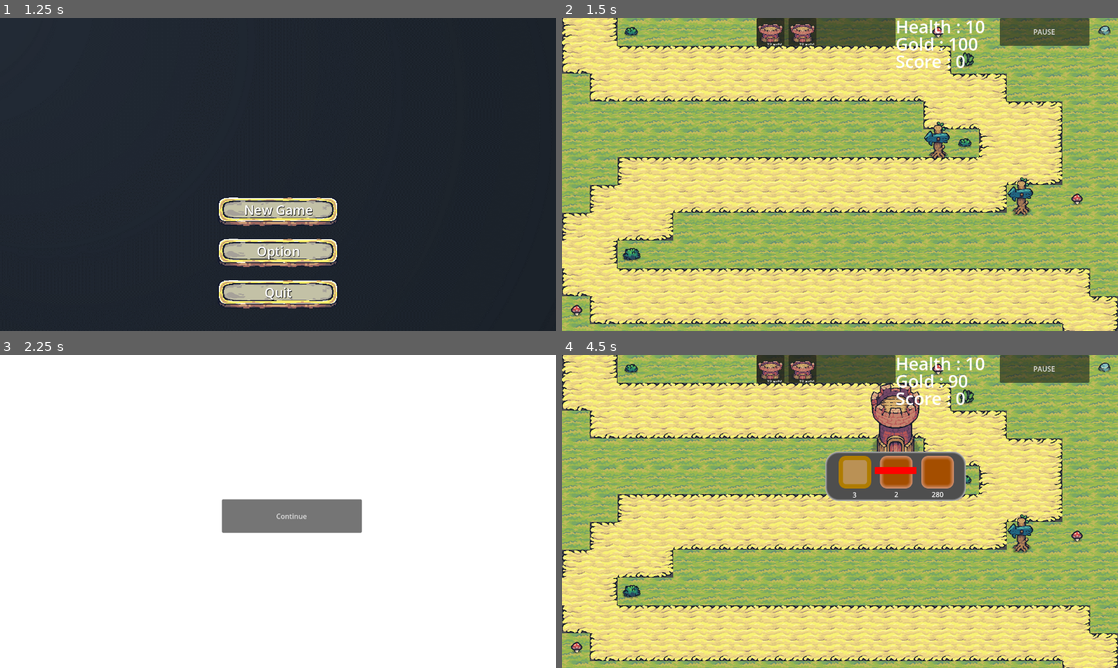
Above: before the commit, frames 1-4 (two rows, left to right).
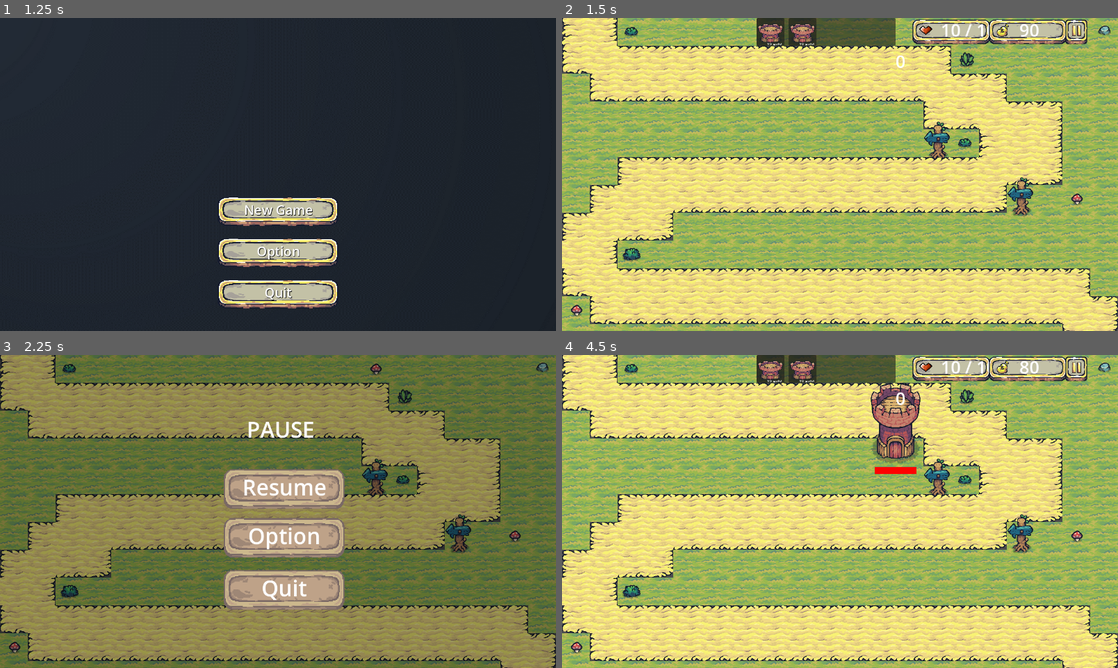
Above: after the commit, the same moments.

Repository: Akane13/FeyFortress
Game: Godot game, scene res://Scene/UIScenes/mainmenu.tscn
Two runs of this game, one before a commit and one after it. Both use one fixed random seed, a clock stepped at 60 frames per second and the inputs below.
Inputs (mouse positions are in pixels of both pictures, inside the frame that each line leads up to; where the layout moved, square brackets give the same spot in the first picture):
- Up to frame 1 (1.25 s): click "Option" at 0.5 s
- Up to frame 2 (1.5 s): click "New Game" at 1.25 s
- Up to frame 3 (2.25 s): click (511, 367) [483, 367] at 2 s
- Up to frame 4 (4.5 s): click "Continue" (after the commit: "Resume") at 2.75 s; tap Enter at 3.5 s; drag from (773, 367) to (895, 442) at 3.52 s; drag from (895, 442) to (812, 574) at 4.27 s

Frame 1 is identical in both runs. In frame 2, 2.9% of the frame differs, in the area x 60-95%, y 0-16%; in frame 3, 99%, in the area x 0-100%, y 0-100%; in frame 4, 6.6%.

Commit message:
database support

Diff:
--- a/Scene/Maps/Map1.gd
+++ b/Scene/Maps/Map1.gd
@@ -1,7 +1,13 @@
 extends Node2D
 
+var menu = load("res://Scene/UIScenes/mainmenu.tscn")
+# Called when the node enters the scene tree for the first time.
 
-# Called when the node enters the scene tree for the first time.
+func _ready():
+	Global.Health=10
+	Global.Gold=90
+	Global.score=0
+
 func pause():
 	get_tree().paused=true
 	$pause_menu.show()
@@ -15,3 +21,14 @@
 	$Pause.show()
 	$UI.show()
 	$Towers.show()
+
+
+func _on_option_pressed():
+	pass # Replace with function body.
+
+
+func _on_quit_pressed():
+	get_tree().paused=false
+	var a = get_tree().change_scene_to_packed(menu)
+	if a!=OK:
+		push_error("Error while changing scene: %s" % str(a))
--- a/Scene/Maps/Map1.tscn
+++ b/Scene/Maps/Map1.tscn
@@ -11,6 +11,8 @@
 [ext_resource type="Texture2D" uid="uid://dkpgytgbi04he" path="res://Assets/Enviroment/Props/17.png" id="8_q7um8"]
 [ext_resource type="Script" path="res://Scene/Maps/PathSpawner.gd" id="9_njij6"]
 [ext_resource type="PackedScene" uid="uid://chsbc0b16ys4d" path="res://Scene/SupportScenes/UI.tscn" id="11_j8280"]
+[ext_resource type="Texture2D" uid="uid://bwk6jqa13itvk" path="res://Assets/Icons/playing/pause.png" id="11_s8lco"]
+[ext_resource type="Texture2D" uid="uid://bejjdutnn0y7n" path="res://Assets/Icons/main menu/Button_Disable_3Slides.png" id="12_228yy"]
 
 [sub_resource type="TileSetAtlasSource" id="TileSetAtlasSource_wx3g3"]
 texture = ExtResource("1_mcpdy")
@@ -404,11 +406,12 @@
 
 [node name="Towers" type="Node2D" parent="."]
 
-[node name="Pause" type="Button" parent="."]
-offset_left = 1008.0
-offset_right = 1214.0
+[node name="Pause" type="TextureButton" parent="."]
+offset_left = 1152.0
+offset_right = 1216.0
 offset_bottom = 64.0
-text = "PAUSE"
+texture_normal = ExtResource("11_s8lco")
+texture_pressed = ExtResource("11_s8lco")
 
 [node name="pause_menu" type="MenuBar" parent="."]
 process_mode = 2
@@ -420,17 +423,93 @@
 layout_mode = 0
 offset_right = 1288.0
 offset_bottom = 723.0
-
-[node name="continue" type="Button" parent="pause_menu"]
-layout_mode = 0
-offset_left = 511.0
-offset_top = 332.0
-offset_right = 833.0
-offset_bottom = 409.0
-text = "Continue"
+color = Color(0, 0, 0, 0.384314)
+
+[node name="VBoxContainer" type="VBoxContainer" parent="pause_menu"]
+layout_mode = 0
+offset_right = 40.0
+offset_bottom = 40.0
+
+[node name="continue" type="TextureButton" parent="pause_menu"]
+layout_mode = 0
+offset_left = 504.0
+offset_top = 256.0
+offset_right = 804.0
+offset_bottom = 368.0
+texture_normal = ExtResource("12_228yy")
+texture_pressed = ExtResource("12_228yy")
+texture_hover = ExtResource("12_228yy")
+stretch_mode = 0
+
+[node name="Label2" type="Label" parent="pause_menu/continue"]
+texture_filter = 1
+layout_mode = 0
+offset_left = 15.0
+offset_top = 13.0
+offset_right = 286.0
+offset_bottom = 95.0
+theme_override_font_sizes/font_size = 50
+text = "Resume"
+horizontal_alignment = 1
+
+[node name="Option" type="TextureButton" parent="pause_menu"]
+layout_mode = 0
+offset_left = 504.0
+offset_top = 368.0
+offset_right = 804.0
+offset_bottom = 480.0
+texture_normal = ExtResource("12_228yy")
+texture_pressed = ExtResource("12_228yy")
+texture_hover = ExtResource("12_228yy")
+stretch_mode = 0
+
+[node name="Label2" type="Label" parent="pause_menu/Option"]
+texture_filter = 1
+layout_mode = 0
+offset_left = 15.0
+offset_top = 13.0
+offset_right = 286.0
+offset_bottom = 95.0
+theme_override_font_sizes/font_size = 50
+text = "Option"
+horizontal_alignment = 1
+
+[node name="Quit" type="TextureButton" parent="pause_menu"]
+layout_mode = 0
+offset_left = 504.0
+offset_top = 488.0
+offset_right = 804.0
+offset_bottom = 600.0
+texture_normal = ExtResource("12_228yy")
+texture_pressed = ExtResource("12_228yy")
+texture_hover = ExtResource("12_228yy")
+stretch_mode = 0
+
+[node name="Label2" type="Label" parent="pause_menu/Quit"]
+texture_filter = 1
+layout_mode = 0
+offset_left = 15.0
+offset_top = 13.0
+offset_right = 286.0
+offset_bottom = 95.0
+theme_override_font_sizes/font_size = 50
+text = "Quit"
+horizontal_alignment = 1
+
+[node name="Label" type="Label" parent="pause_menu"]
+texture_filter = 1
+layout_mode = 0
+offset_left = 568.0
+offset_top = 136.0
+offset_right = 724.0
+offset_bottom = 205.0
+theme_override_font_sizes/font_size = 50
+text = "PAUSE"
 
 [node name="UI" parent="." instance=ExtResource("11_j8280")]
 
 [connection signal="timeout" from="PathSpawner/Timer" to="PathSpawner" method="_on_timer_timeout"]
 [connection signal="pressed" from="Pause" to="." method="pause"]
 [connection signal="pressed" from="pause_menu/continue" to="." method="unpause"]
+[connection signal="pressed" from="pause_menu/Option" to="." method="_on_option_pressed"]
+[connection signal="pressed" from="pause_menu/Quit" to="." method="_on_quit_pressed"]
--- a/Scene/SupportScenes/UI.gd
+++ b/Scene/SupportScenes/UI.gd
@@ -1,11 +1,11 @@
 extends CanvasLayer
 
-@onready var health = $Health
-@onready var gold = $Gold
+@onready var health = $Hp/Health
+@onready var gold = $Money/Gold
 @onready var score = $Score
 
 func _process(_delta):
 	#get data from global.gd (global variable)
-	health.text = "Health : " + str(Global.Health)
-	gold.text = "Gold : " + str(Global.Gold)
-	score.text = "Score : " + str(Global.score)
+	health.text = str(Global.Health) + " / 10"
+	gold.text = str(Global.Gold)
+	score.text = str(Global.score)
--- a/Scene/SupportScenes/UI.tscn
+++ b/Scene/SupportScenes/UI.tscn
@@ -1,7 +1,9 @@
-[gd_scene load_steps=3 format=3 uid="uid://chsbc0b16ys4d"]
+[gd_scene load_steps=5 format=3 uid="uid://chsbc0b16ys4d"]
 
 [ext_resource type="PackedScene" uid="uid://65coan24dipy" path="res://Scene/SupportScenes/tower_panel.tscn" id="1_hdhx6"]
 [ext_resource type="Script" path="res://Scene/SupportScenes/UI.gd" id="1_jab1g"]
+[ext_resource type="Texture2D" uid="uid://gwlwm5ufwv76" path="res://Assets/Icons/playing/hp.png" id="3_hre8l"]
+[ext_resource type="Texture2D" uid="uid://3wli6usi2jqo" path="res://Assets/Icons/playing/money.png" id="4_5q5yb"]
 
 [node name="UI" type="CanvasLayer"]
 script = ExtResource("1_jab1g")
@@ -24,21 +26,30 @@
 [node name="tower_panel2" parent="Panel/FlowContainer" instance=ExtResource("1_hdhx6")]
 layout_mode = 2
 
-[node name="Health" type="Label" parent="."]
-offset_left = 768.0
-offset_top = -8.0
-offset_right = 920.0
-offset_bottom = 75.0
+[node name="Hp" type="Sprite2D" parent="."]
+position = Vector2(896, 32)
+texture = ExtResource("3_hre8l")
+
+[node name="Health" type="Label" parent="Hp"]
+offset_left = -24.0
+offset_top = -32.0
+offset_right = 32.0
+offset_bottom = 23.0
 theme_override_font_sizes/font_size = 40
-text = "Health : "
+text = " "
+horizontal_alignment = 1
 
-[node name="Gold" type="Label" parent="."]
-offset_left = 768.0
-offset_top = 32.0
-offset_right = 920.0
-offset_bottom = 115.0
+[node name="Money" type="Sprite2D" parent="."]
+position = Vector2(1072, 32)
+texture = ExtResource("4_5q5yb")
+
+[node name="Gold" type="Label" parent="Money"]
+offset_left = -32.0
+offset_top = -32.0
+offset_right = 40.0
+offset_bottom = 23.0
 theme_override_font_sizes/font_size = 40
-text = "Gold : "
+horizontal_alignment = 1
 
 [node name="Score" type="Label" parent="."]
 offset_left = 768.0
--- a/Scene/SupportScenes/bullet.gd
+++ b/Scene/SupportScenes/bullet.gd
@@ -9,7 +9,7 @@
 @onready var explosion = $explosion
 
 
-func _physics_process(_delta):
+func _physics_process(delta: float) -> void:
 	var pathSpawnerNode= get_tree().get_root().get_node("Map1/PathSpawner")
 	for i in pathSpawnerNode.get_child_count():
 		if pathSpawnerNode.get_child(i).name == pathName:
@@ -20,7 +20,7 @@
 		look_at(target)
 		move_and_slide()
 	else:
-		$".".queue_free()
+		queue_free()
 
 func _on_area_2d_body_entered(body):
 	if "enemy1" in body.name:
--- a/Scene/SupportScenes/bullet.tscn
+++ b/Scene/SupportScenes/bullet.tscn
@@ -136,22 +136,22 @@
 }],
 "loop": false,
 "name": &"explosion",
-"speed": 5.0
+"speed": 15.0
 }]
 
 [sub_resource type="CapsuleShape2D" id="CapsuleShape2D_fb5je"]
-radius = 3.0
-height = 20.0
+radius = 5.0
 
 [sub_resource type="CapsuleShape2D" id="CapsuleShape2D_210qi"]
-radius = 4.0
-height = 24.0
+radius = 6.0
+height = 34.0
 
 [node name="bullet" type="CharacterBody2D"]
 script = ExtResource("1_evrfn")
 
 [node name="Bullet" type="AnimatedSprite2D" parent="."]
 texture_filter = 1
+scale = Vector2(1.5, 1.5)
 sprite_frames = SubResource("SpriteFrames_2l3op")
 animation = &"shoot"
 autoplay = "shoot"
@@ -163,14 +163,14 @@
 frame_progress = 1.0
 
 [node name="CollisionShape2D" type="CollisionShape2D" parent="."]
-position = Vector2(3, 0)
+position = Vector2(5, 0)
 rotation = 1.5708
 shape = SubResource("CapsuleShape2D_fb5je")
 
 [node name="Area2D" type="Area2D" parent="."]
 
 [node name="CollisionShape2D2" type="CollisionShape2D" parent="Area2D"]
-position = Vector2(3, 0)
+position = Vector2(5, 0)
 rotation = 1.5708
 shape = SubResource("CapsuleShape2D_210qi")
 
--- a/Scene/SupportScenes/tower1.gd
+++ b/Scene/SupportScenes/tower1.gd
@@ -3,17 +3,17 @@
 @onready var container=$BulletContainer
 var bullet= preload("res://Scene/SupportScenes/bullet.tscn")
 var bulletDamage= 2
+var update_limit
 var pathName
 var currTargets = []
 var curr
 
 var reload=0
 var range=280
-
 @onready var timer = get_node("Upgrade/ProgressBar/Timer")
 var startShooting = false
 
-func _process(_delta):
+func _physics_process(_delta: float) -> void:
 	get_node("Upgrade/ProgressBar").global_position = self.position + Vector2(-48,56)
 	if is_instance_valid(curr):
 		if timer.is_stopped():
@@ -29,7 +29,7 @@
 	var tempBullet= bullet.instantiate()
 	tempBullet.pathName=pathName
 	tempBullet.bulletDamage = bulletDamage
-	get_node("BulletContainer").call_deferred("add_child",tempBullet)
+	$BulletContainer.call_deferred("add_child",tempBullet)
 	tempBullet.global_position =$Aim.global_position
 
 func _on_tower_body_entered(body):
@@ -72,22 +72,20 @@
 func _on_timer_timeout():
 	shoot()
 
-
-func _on_attack_speed_pressed():
+func _on_power_pressed():
+	bulletDamage+=1
+	range +=30
 	if reload<=2:
 		reload+=0.1
 	timer.wait_time = 3 - reload
 
-func _on_power_pressed():
-	bulletDamage+=1
-
-func _on_range_pressed():
-	range +=30
+func _on_delete_pressed():
+	queue_free()
 
 func upgrade_powers():
-	$Upgrade/Upgrade/HBoxContainer/Attack_Speed/Label.text = str(3-reload)
-	$Upgrade/Upgrade/HBoxContainer/Power/Label.text = str(bulletDamage)
-	$Upgrade/Upgrade/HBoxContainer/Range/Label.text = str(range)
+	#$Upgrade/Upgrade/HBoxContainer/Attack_Speed/Label.text = str(3-reload)
+	#$Upgrade/Upgrade/HBoxContainer/Power/Label.text = str(bulletDamage)
+	#$Upgrade/Upgrade/HBoxContainer/Range/Label.text = str(range)
 
 	$Tower/CollisionShape2D.shape.radius =range
 
--- a/Scene/SupportScenes/tower1.tscn
+++ b/Scene/SupportScenes/tower1.tscn
@@ -1,7 +1,9 @@
-[gd_scene load_steps=16 format=3 uid="uid://bpt2wxuq0v0bk"]
+[gd_scene load_steps=14 format=3 uid="uid://bpt2wxuq0v0bk"]
 
 [ext_resource type="Texture2D" uid="uid://d4ev2rqm2785b" path="res://Assets/Towers/Tower_Red.png" id="1_l20i3"]
 [ext_resource type="Script" path="res://Scene/SupportScenes/tower1.gd" id="1_ldg40"]
+[ext_resource type="Texture2D" uid="uid://dk34ydvvktfqk" path="res://Assets/Icons/playing/upgrade.png" id="3_wp8c2"]
+[ext_resource type="Texture2D" uid="uid://cw0b5sgohrs2k" path="res://Assets/Icons/playing/remove.png" id="4_oj376"]
 
 [sub_resource type="CapsuleShape2D" id="CapsuleShape2D_b41m3"]
 radius = 49.0
@@ -37,58 +39,7 @@
 corner_radius_bottom_right = 280
 corner_radius_bottom_left = 280
 
-[sub_resource type="StyleBoxFlat" id="StyleBoxFlat_8k8l3"]
-bg_color = Color(0.305882, 0.305882, 0.305882, 1)
-border_width_left = 5
-border_width_top = 5
-border_width_right = 5
-border_width_bottom = 5
-border_color = Color(0.72549, 0.72549, 0.72549, 1)
-border_blend = true
-corner_radius_top_left = 30
-corner_radius_top_right = 30
-corner_radius_bottom_right = 30
-corner_radius_bottom_left = 30
-
-[sub_resource type="StyleBoxFlat" id="StyleBoxFlat_bii4d"]
-bg_color = Color(0.643137, 0.305882, 0, 1)
-border_width_left = 10
-border_width_top = 10
-border_width_right = 10
-border_width_bottom = 10
-border_color = Color(0.815686, 0.556863, 0.423529, 1)
-border_blend = true
-corner_radius_top_left = 15
-corner_radius_top_right = 15
-corner_radius_bottom_right = 15
-corner_radius_bottom_left = 15
-
-[sub_resource type="StyleBoxFlat" id="StyleBoxFlat_qp4o2"]
-bg_color = Color(0.729412, 0.568627, 0.333333, 1)
-border_width_left = 10
-border_width_top = 10
-border_width_right = 10
-border_width_bottom = 10
-border_color = Color(0.686275, 0.486275, 0, 1)
-corner_radius_top_left = 15
-corner_radius_top_right = 15
-corner_radius_bottom_right = 15
-corner_radius_bottom_left = 15
-
-[sub_resource type="StyleBoxFlat" id="StyleBoxFlat_igc84"]
-bg_color = Color(1, 0, 0, 1)
-border_width_left = 10
-border_width_top = 10
-border_width_right = 10
-border_width_bottom = 10
-border_color = Color(1, 0.133333, 0, 1)
-border_blend = true
-corner_radius_top_left = 15
-corner_radius_top_right = 15
-corner_radius_bottom_right = 15
-corner_radius_bottom_left = 15
-
-[sub_resource type="StyleBoxEmpty" id="StyleBoxEmpty_f85a5"]
+[sub_resource type="StyleBoxTexture" id="StyleBoxTexture_nlgnb"]
 
 [sub_resource type="StyleBoxFlat" id="StyleBoxFlat_vx81s"]
 bg_color = Color(1, 0, 0, 1)
@@ -101,8 +52,8 @@
 
 
 func _process(_delta):
-	self.max_value = get_node(\"Timer\").wait_time
-	self.value = get_node(\"Timer\").time_left
+	self.max_value = $Timer.wait_time
+	self.value = $Timer.time_left
 "
 
 [node name="tower1" type="StaticBody2D"]
@@ -150,72 +101,31 @@
 [node name="Upgrade" type="Node" parent="."]
 
 [node name="Upgrade" type="Panel" parent="Upgrade"]
-visible = false
-offset_left = -161.0
-offset_top = -58.0
-offset_right = 163.0
-offset_bottom = 56.0
-theme_override_styles/panel = SubResource("StyleBoxFlat_8k8l3")
+offset_left = -44.0
+offset_top = -127.0
+offset_right = 44.0
+offset_bottom = 27.0
+theme_override_styles/panel = SubResource("StyleBoxTexture_nlgnb")
 
-[node name="HBoxContainer" type="HBoxContainer" parent="Upgrade/Upgrade"]
+[node name="HBoxContainer" type="VBoxContainer" parent="Upgrade/Upgrade"]
 layout_mode = 0
-offset_left = 9.0
-offset_top = 10.0
-offset_right = 318.0
-offset_bottom = 85.0
-theme_override_constants/separation = 20
-alignment = 1
+offset_top = -3.0
+offset_right = 88.0
+offset_bottom = 157.0
+theme_override_constants/separation = 0
 
-[node name="Attack_Speed" type="Button" parent="Upgrade/Upgrade/HBoxContainer"]
+[node name="Power" type="TextureButton" parent="Upgrade/Upgrade/HBoxContainer"]
 custom_minimum_size = Vector2(75, 75)
 layout_mode = 2
-theme_override_styles/normal = SubResource("StyleBoxFlat_bii4d")
-theme_override_styles/hover = SubResource("StyleBoxFlat_qp4o2")
-theme_override_styles/pressed = SubResource("StyleBoxFlat_igc84")
-theme_override_styles/focus = SubResource("StyleBoxEmpty_f85a5")
+texture_normal = ExtResource("3_wp8c2")
+stretch_mode = 0
 
-[node name="Label" type="Label" parent="Upgrade/Upgrade/HBoxContainer/Attack_Speed"]
-layout_mode = 0
-offset_left = 2.0
-offset_top = 78.0
-offset_right = 72.0
-offset_bottom = 101.0
-text = "1000"
-horizontal_alignment = 1
-
-[node name="Power" type="Button" parent="Upgrade/Upgrade/HBoxContainer"]
+[node name="Delete" type="TextureButton" parent="Upgrade/Upgrade/HBoxContainer"]
 custom_minimum_size = Vector2(75, 75)
 layout_mode = 2
-theme_override_styles/normal = SubResource("StyleBoxFlat_bii4d")
-theme_override_styles/hover = SubResource("StyleBoxFlat_qp4o2")
-theme_override_styles/pressed = SubResource("StyleBoxFlat_igc84")
-theme_override_styles/focus = SubResource("StyleBoxEmpty_f85a5")
-
-[node name="Label" type="Label" parent="Upgrade/Upgrade/HBoxContainer/Power"]
-layout_mode = 0
-offset_left = 4.0
-offset_top = 77.0
-offset_right = 73.0
-offset_bottom = 100.0
-text = "1000"
-horizontal_alignment = 1
-
-[node name="Range" type="Button" parent="Upgrade/Upgrade/HBoxContainer"]
-custom_minimum_size = Vector2(75, 75)
-layout_mode = 2
-theme_override_styles/normal = SubResource("StyleBoxFlat_bii4d")
-theme_override_styles/hover = SubResource("StyleBoxFlat_qp4o2")
-theme_override_styles/pressed = SubResource("StyleBoxFlat_igc84")
-theme_override_styles/focus = SubResource("StyleBoxEmpty_f85a5")
-
-[node name="Label" type="Label" parent="Upgrade/Upgrade/HBoxContainer/Range"]
-layout_mode = 0
-offset_left = 4.0
-offset_top = 77.0
-offset_right = 73.0
-offset_bottom = 100.0
-text = "1000"
-horizontal_alignment = 1
+texture_normal = ExtResource("4_oj376")
+texture_pressed = ExtResource("4_oj376")
+stretch_mode = 0
 
 [node name="ProgressBar" type="ProgressBar" parent="Upgrade"]
 offset_left = -48.0
@@ -235,9 +145,6 @@
 [connection signal="input_event" from="." to="." method="_on_input_event"]
 [connection signal="body_entered" from="Tower" to="." method="_on_tower_body_entered"]
 [connection signal="body_exited" from="Tower" to="." method="_on_tower_body_exited"]
-[connection signal="pressed" from="Upgrade/Upgrade/HBoxContainer/Attack_Speed" to="." method="_on_attack_speed_pressed"]
 [connection signal="pressed" from="Upgrade/Upgrade/HBoxContainer/Power" to="." method="_on_power_pressed"]
-[connection signal="mouse_entered" from="Upgrade/Upgrade/HBoxContainer/Range" to="." method="_on_range_mouse_entered"]
-[connection signal="mouse_exited" from="Upgrade/Upgrade/HBoxContainer/Range" to="." method="_on_range_mouse_exited"]
-[connection signal="pressed" from="Upgrade/Upgrade/HBoxContainer/Range" to="." method="_on_range_pressed"]
+[connection signal="pressed" from="Upgrade/Upgrade/HBoxContainer/Delete" to="." method="_on_delete_pressed"]
 [connection signal="timeout" from="Upgrade/ProgressBar/Timer" to="." method="_on_timer_timeout"]
Binary file changed: Assets/Icons/playing/pause.png
Binary file added: Assets/Icons/playing/remove.png
Not shown, added: Assets/Icons/playing/remove.png.import
Not shown: 1 places in Scene/Maps/Map1.tscn that only renumber resources
Not shown, added: addons/godot-sqlite/godot-sqlite.gd
Not shown, added: addons/godot-sqlite/plugin.cfg
Not shown, added: addons/godot-sqlite/LICENSE.md
Not shown, added: addons/godot-sqlite/bin/libgdsqlite.android.template_debug.arm64.so
Not shown, added: addons/godot-sqlite/bin/libgdsqlite.android.template_debug.x86_64.so
Not shown, added: addons/godot-sqlite/bin/libgdsqlite.android.template_release.arm64.so
Not shown, added: addons/godot-sqlite/bin/libgdsqlite.android.template_release.x86_64.so
Not shown, added: addons/godot-sqlite/bin/libgdsqlite.ios.template_debug.arm64.dylib
(and 10 more such lines)
